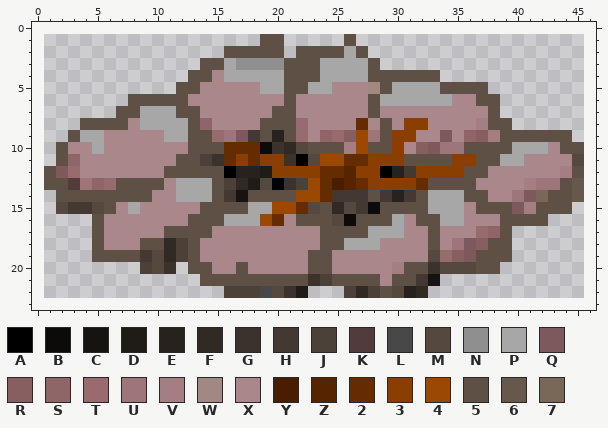
Pixel-art sprite, stored at assets/images/middle_image/middle_image_campfire_building/middle_image_campfire_building4.png. The picture above is the old version.
The file is 45x22 pixels. Colours within 5 levels of each other are drawn and written as one. The old version is drawn lined up with the new one, on the new canvas.
Palette (. is transparent): A #000000  B #0d0b0a  C #161310  D #1f1b17  E #28221e  F #312a24  G #3a322b  H #433932  J #4c4138  K #513b3b  L #484848  M #55483f  N #8f8f8f  P #a7a7a7  Q #7e595b  R #875f61  S #906568  T #986c6f  U #9e7578  V #a47e81  W #a18883  X #aa878a  Y #471e00  Z #562500  2 #652c00  3 #8a3f00  4 #9b4900  5 #5e5045  6 #67584c  7 #796857
Pixels before, first column x 1:
 1 ..................55.....5...................
 2 ...............55555.5555P5..................
 3 .............55PNNNN555PPPP5.................
 4 ............55XPPPPP555PPPP555555............
 5 ...........55XXXXXPP55PPXXXW5PPPP5555........
 6 .......55555XXXXXXXX5XXXXXX5PPPPPPXX55.......
 7 ......55PPP55XXXXXX55XXXXXX5XXXXXXXXX5.......
 8 ...5555XPPPP5SXXXX555TXXXX2X5X33XXXXV55......
 9 ..5PPXXXXXPP55TUQH5E5TXSTR4U533XXQXSRV555555.
10 .5XXPXXXXXXX555222BGFM555V4553XRQUU5555PPPX55
11 .5SXXXXXXXX55JG23233GAM442233355553355PPXXXXM
12 5QTXXXXXXX55555AEED333322Z33AEH333355XXXXXXV5
13 55KUST5555XPPP5JFDMAGJ42YZ2333325555XXXXVUU56
14 .55555555XXPPP5HC5555442HHH5HEH5PPP55XXUQ7556
15 .MHHM5XPXXXXX5555PP442M5FMHB5555PPPX555QV555.
16 ....5XXXXXXX555PPP42X555MB555PX55PPXXX5555...
17 ....5XXXXX5555XXXXXXXXX5555PPPXX5XXXTS5......
18 ....5XXX55FJ5XXXXXXXXXX55PPPXXXX5XUQR55......
19 ....5555HMFJ5XXXXXXXXX55XXXXXXXXMTRQ555......
20 ........JMG.55XX5XXXXX55XXXXXV55GMMM55.......
21 .............555555555GJ5555X55HC............
22 ...............JJJLMGD...JFJ5MEF.............
New version:
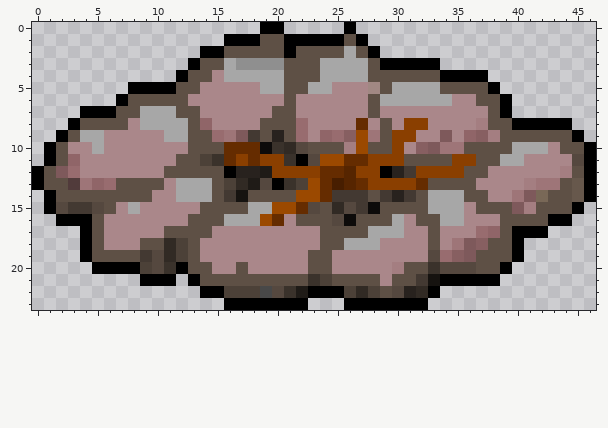
The exact change:
canvas 45x22 -> 47x24, the old top-left corner now at 1,1
The author put colour A in row 0 at x 19 to 20 and 26; in row 1 at x 16 to 18, 21 to 25 and 27; in row 2 at x 14 to 15, 21 and 28; in row 3 at x 13 and 29 to 33; in row 4 at x 12 and 34 to 37; in row 5 at x 8 to 11 and 38.
The author put colour A in row 6 at x 7 and 39; in row 7 at x 4 to 6 and 39; in row 8 at x 3 and 40 to 44; in row 9 at x 2 and 45; in rows 10 to 11 at x 1 and 46; in rows 12 to 13 at x 0 and 46.
The author put colour A in row 14 at x 1 and 46; in row 15 at x 1 and 45; in row 16 at x 2 to 4 and 43 to 44; in row 17 at x 4 and 40 to 42; in rows 18 to 19 at x 4 and 40; in row 20 at x 5 to 8, 12 and 39.
The author put colour A in row 21 at x 9 to 11, 13 and 34 to 38; in row 22 at x 14 to 15, 23 to 25 and 33; in row 23 at x 16 to 22 and 26 to 32.
